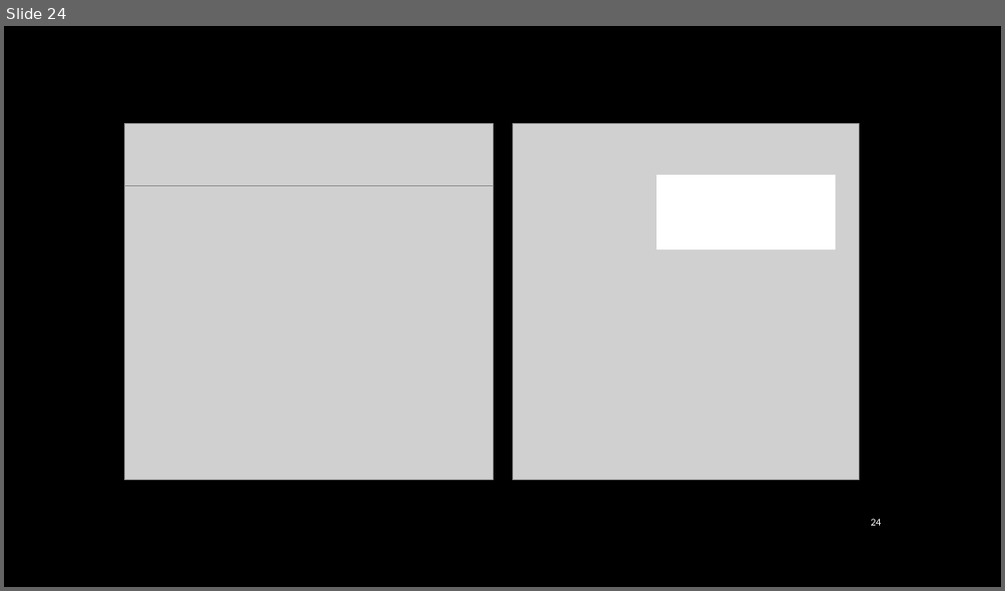
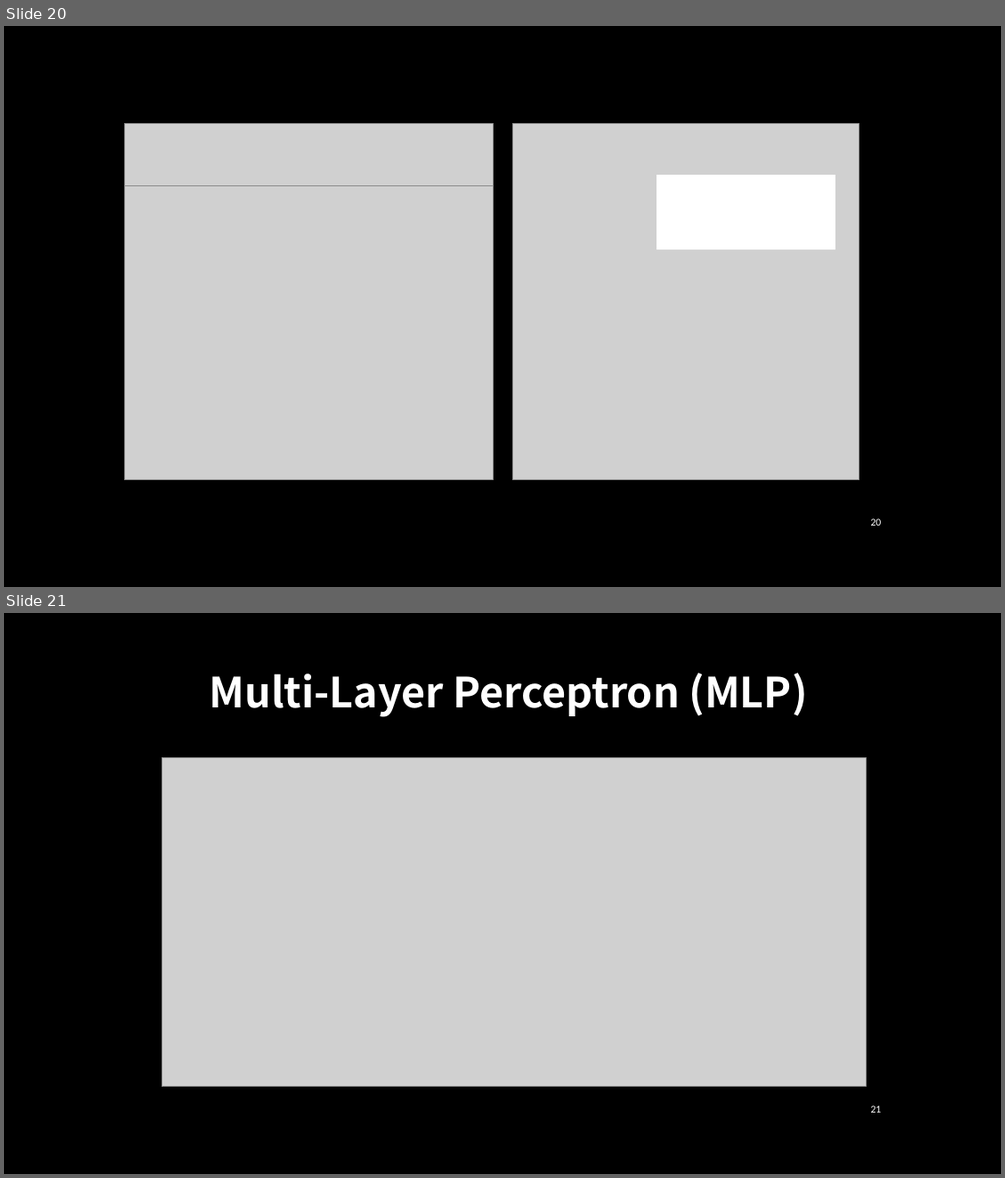
Before and after one commit to jiaweichang/biography, a slide deck: slides/Talks/Foundation of Natural Language Understanding.pptx. Shown one above the other, each under a label of ours: slide 24 before the commit, slides 20 and 21 after it. The pictures are 1005x591 and 1005x1178 pixels, drawn with LibreOffice and Linux fonts; fonts in the diff are those of the drawing; grey boxes stand for pictures; background and template pictures are left out. Boxes give left, top, right and bottom in pixels: in the first picture for what was removed or moved away, otherwise in the second. Text is boxed around its words. In the diff, an @@ line names an element or a change of style, - is before the commit and + after.

```diff
--- a/slides/Talks/Foundation of Natural Language Understanding.pptx
+++ b/slides/Talks/Foundation of Natural Language Understanding.pptx
@@ slide 21 added at (4, 613, 1001, 1174), background picture (left out) @@
@@ text added at (210, 673, 808, 717), 40 pt, text #FFFFFF, bold @@
+Multi-Layer Perceptron (MLP)
@@ picture added at (162, 758, 866, 1087) @@
@@ page number added at (871, 1105, 882, 1112), 10 pt, text #FFFFFF @@
+21
@@ what was slide 24 is now slide 20 @@
@@ page number at (871, 518, 882, 525): text changed @@
-24
+20
```
Also in this commit, not shown: 1 slide changed, 5 other slides added, 9 slides removed, 2 other files.
